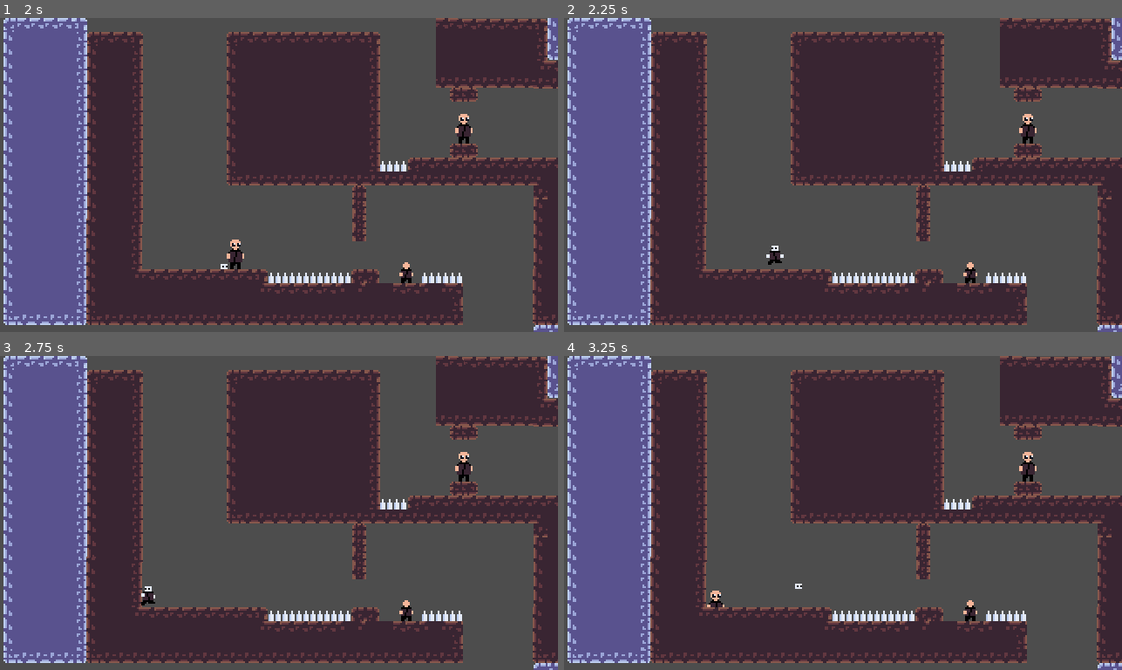
Above: before the commit, frames 1-4 (two rows, left to right).
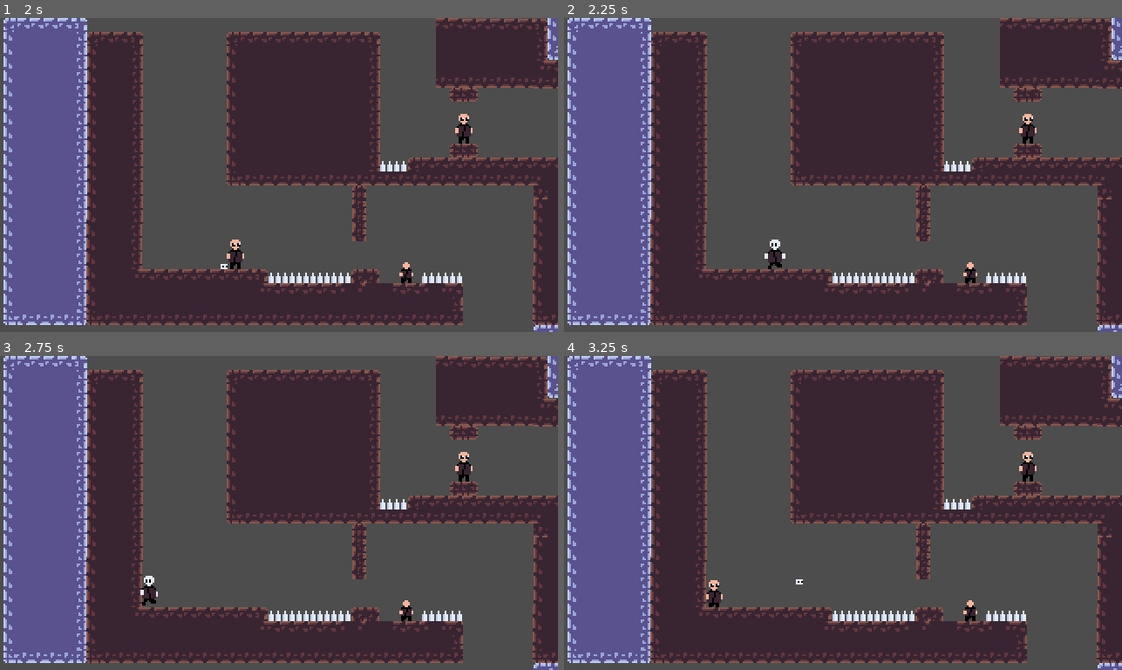
Above: after the commit, the same moments.

Repository: MikealMaksimus/DayDream
Game: Godot game, scene res://test_scene.tscn
Two runs of this game, one before a commit and one after it. Both use one fixed random seed, a clock stepped at 60 frames per second and the inputs below. The project has no main scene, so this scene is started directly.
Inputs:
- Up to frame 1 (2 s): tap Enter at 0.5 s; hold Space (jump) 0.53-1.28 s; hold D (right) from 0.53 s (still down); tap K (Posess) at 1.35 s; tap Space (jump) at 1.52, 1.55, 1.82 s
- Up to frame 2 (2.25 s): release D (right) at 2.03 s; hold A (left) from 2.03 s (still down); hold Space (jump) from 2.03 s (still down)
- Up to frame 3 (2.75 s): keep holding A (left); keep holding Space (jump)
- Up to frame 4 (3.25 s): release A (left) at 2.78 s; release Space (jump) at 2.78 s; hold D (right) from 2.78 s (still down); tap K (Posess) at 2.85 s; tap Space (jump) at 3.02, 3.05 s

Frame 1 is identical in both runs. In frame 2, 0.1% of the frame differs, in the area x 35-40%, y 70-80%; in frame 3, 0.2%; in frame 4, 0.2%, in the area x 25-43%, y 71-80%.

Commit message:
visualNovel

Diff:
--- a/big_dude.gd
+++ b/big_dude.gd
@@ -46,7 +46,7 @@
 func sacrifice():
 	Info.posessing = true
 	Info.hop = true
-	Info.posessed = load("res://dude.tscn")
+	Info.posessed = load("res://BigDude.tscn")
 	disabled = true
 	posessed = true
 
--- a/player.gd
+++ b/player.gd
@@ -23,6 +23,12 @@
 signal save
 
 func _physics_process(delta: float) -> void:
+
+	if Info.posessed == preload("res://BigDude.tscn"):
+		$Center/Sprite2D.texture = load("res://Sprites2/PlayerBig.png")
+	else:
+		$Center/Sprite2D.texture = load("res://Sprites2/dude.png")
+
 	Info.playerPos = global_position
 
 	if velocity.y > 10:
@@ -58,7 +64,10 @@
 		if Input.is_action_just_pressed("jump") and is_on_floor() or Input.is_action_just_pressed("jump") and not $Coyote.is_stopped() or Input.is_action_pressed("jump") and is_on_floor() and not $JBuffer.is_stopped():
 			#$noSoundCut.play(jumpSound, 1, 0)
 			if Info.hop:
-				velocity.y = -jump
+				if Info.posessed == preload("res://BigDude.tscn"):
+					velocity.y = -jump / 1.2
+				else:
+					velocity.y = -jump
 			else:
 				velocity.y = -jump / 2
 
@@ -97,6 +106,8 @@
 func animation():
 	if not Info.hop:
 		$CollisionShape2D/AnimationPlayer.play("Small")
+	elif Info.posessed == preload("res://BigDude.tscn"):
+		$CollisionShape2D/AnimationPlayer.play("Big")
 	else:
 		$CollisionShape2D/AnimationPlayer.play("Human")
 
--- a/player.tscn
+++ b/player.tscn
@@ -1,7 +1,7 @@
-[gd_scene load_steps=14 format=3 uid="uid://cw3d3ae4gtj0j"]
+[gd_scene load_steps=15 format=3 uid="uid://cw3d3ae4gtj0j"]
 
 [ext_resource type="Script" path="res://player.gd" id="1_0ga4o"]
-[ext_resource type="Texture2D" uid="uid://edufbxk6ct74" path="res://Sprites2/dude.png" id="2_mw2ji"]
+[ext_resource type="Texture2D" uid="uid://di8s6ev4p1yq5" path="res://Sprites2/PlayerBig.png" id="2_xy6pt"]
 
 [sub_resource type="RectangleShape2D" id="RectangleShape2D_snvf8"]
 size = Vector2(4, 3.48438)
@@ -159,8 +159,60 @@
 "values": [Vector2(4, 3.48438)]
 }
 
+[sub_resource type="Animation" id="Animation_35nn2"]
+resource_name = "Big"
+tracks/0/type = "value"
+tracks/0/imported = false
+tracks/0/enabled = true
+tracks/0/path = NodePath(".:shape:size")
+tracks/0/interp = 1
+tracks/0/loop_wrap = true
+tracks/0/keys = {
+"times": PackedFloat32Array(0),
+"transitions": PackedFloat32Array(1),
+"update": 0,
+"values": [Vector2(8, 17)]
+}
+tracks/1/type = "value"
+tracks/1/imported = false
+tracks/1/enabled = true
+tracks/1/path = NodePath(".:position")
+tracks/1/interp = 1
+tracks/1/loop_wrap = true
+tracks/1/keys = {
+"times": PackedFloat32Array(0),
+"transitions": PackedFloat32Array(1),
+"update": 0,
+"values": [Vector2(0, 0.5)]
+}
+tracks/2/type = "value"
+tracks/2/imported = false
+tracks/2/enabled = true
+tracks/2/path = NodePath("../Area2D/CollisionShape2D:position")
+tracks/2/interp = 1
+tracks/2/loop_wrap = true
+tracks/2/keys = {
+"times": PackedFloat32Array(0),
+"transitions": PackedFloat32Array(1),
+"update": 0,
+"values": [Vector2(0, 0.5)]
+}
+tracks/3/type = "value"
+tracks/3/imported = false
+tracks/3/enabled = true
+tracks/3/path = NodePath("../Area2D/CollisionShape2D:shape:size")
+tracks/3/interp = 1
+tracks/3/loop_wrap = true
+tracks/3/keys = {
+"times": PackedFloat32Array(0),
+"transitions": PackedFloat32Array(1),
+"update": 0,
+"values": [Vector2(8, 17)]
+}
+
 [sub_resource type="AnimationLibrary" id="AnimationLibrary_eoqhj"]
 _data = {
+"Big": SubResource("Animation_35nn2"),
 "Human": SubResource("Animation_cuswp"),
 "RESET": SubResource("Animation_0bf7w"),
 "Small": SubResource("Animation_y6hn6")
@@ -264,7 +316,7 @@
 [node name="Center" type="Node2D" parent="."]
 
 [node name="Sprite2D" type="Sprite2D" parent="Center"]
-texture = ExtResource("2_mw2ji")
+texture = ExtResource("2_xy6pt")
 hframes = 6
 vframes = 6
 frame = 32
Binary file added: Sprites2/PlayerBig.png
Not shown, added: Sprites2/PlayerBig.png.import
